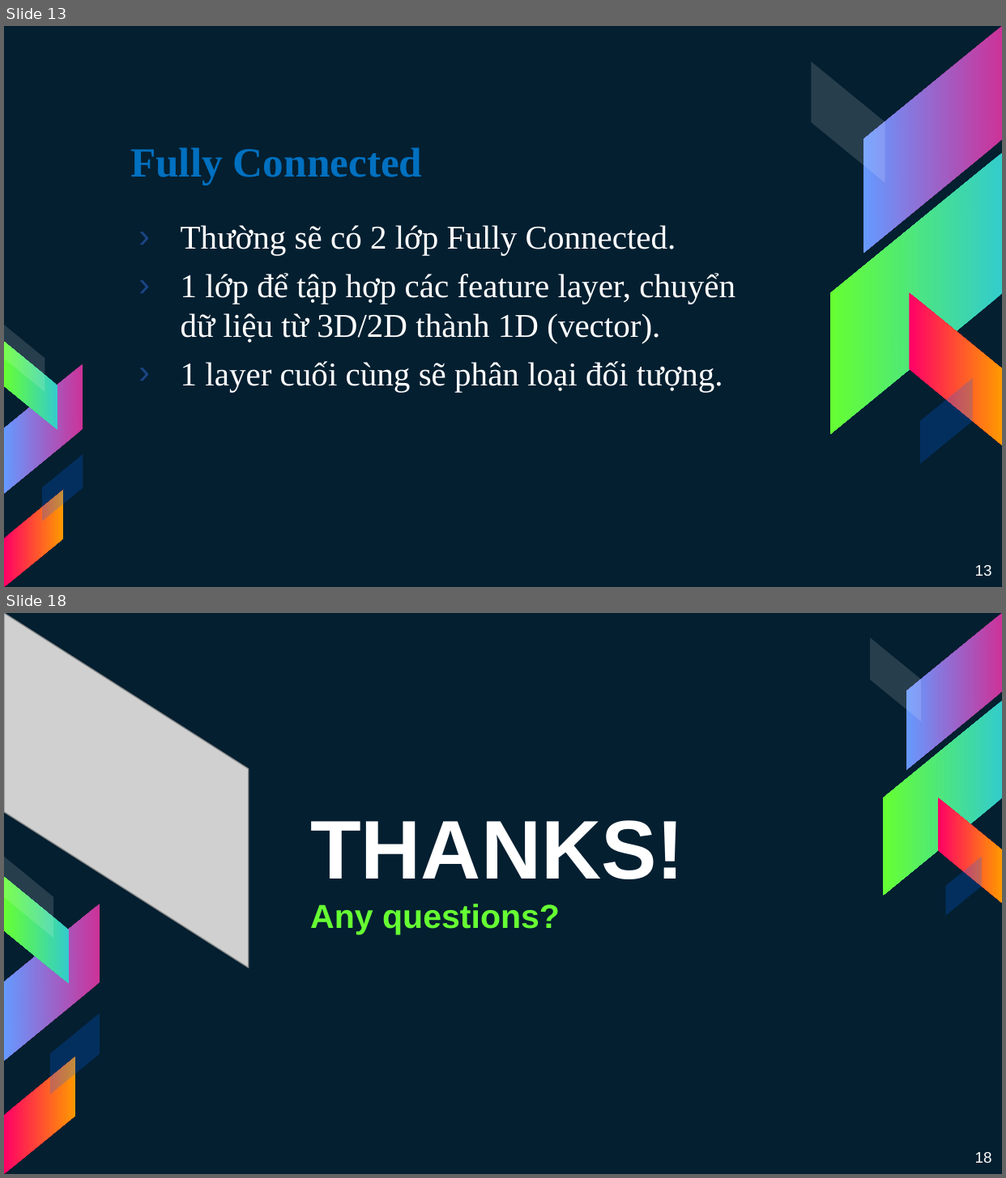
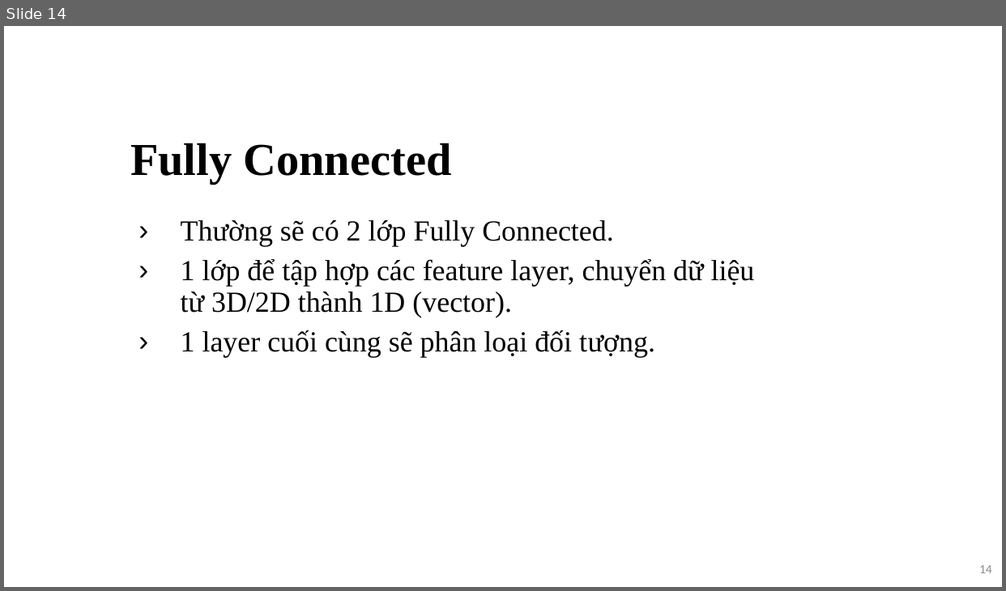
Before and after one commit to 15110383/MachineLearning, a slide deck: MALE.pptx. Shown one above the other, each under a label of ours: slides 13 and 18 before the commit, slide 14 after it; the slides between them are not shown. The pictures are 1006x1178 and 1006x591 pixels, drawn with LibreOffice and Linux fonts; fonts in the diff are those of the drawing; grey boxes stand for pictures. Boxes give left, top, right and bottom in pixels: in the first picture for what was removed or moved away, otherwise in the second. Text is boxed around its words. In the diff, an @@ line names an element or a change of style, - is before the commit and + after.

```diff
--- a/MALE.pptx
+++ b/MALE.pptx
@@ slide 18 removed at (4, 613, 1002, 1174), background #041F30 @@
@@ picture removed at (5, 613, 249, 968) @@
@@ title removed at (310, 820, 684, 879) @@
-THANKS!
@@ group removed at (870, 614, 1002, 916): 5 parallelograms @@
@@ subtitle removed at (310, 904, 560, 935) @@
-Any questions?
@@ group removed at (4, 857, 100, 1174): 5 parallelograms @@
@@ page number removed at (975, 1152, 992, 1163) @@
-18
@@ what was slide 13 is now slide 14 @@
@@ slide 14 changed as well @@
@@ background #041F30 to #FFFFFF @@
@@ title "Fully Connected" at (130, 143, 452, 183): size 30 to 33 pt, text colour #0070C0 to #000000; line spacing 1 to 0.9 @@
@@ text "Thường sẽ có 2 lớp ..." at (181, 220, 755, 358): size 24 to 21 pt, text colour #FFFFFF to #000000; line spacing 1 to 0.9 @@
@@ group removed at (811, 26, 1002, 464): 5 parallelograms @@
@@ group removed at (4, 326, 83, 587): 5 parallelograms @@
@@ page number at (979, 565, 992, 574): text changed; size 11 to 9 pt; font Arial to Calibri; text colour #FFFFFF to #8C8C8C @@
-13
+14
```
Also in this commit, not shown: 11 other slides changed, 8 slides added, 5 other slides removed, 1 other file.
